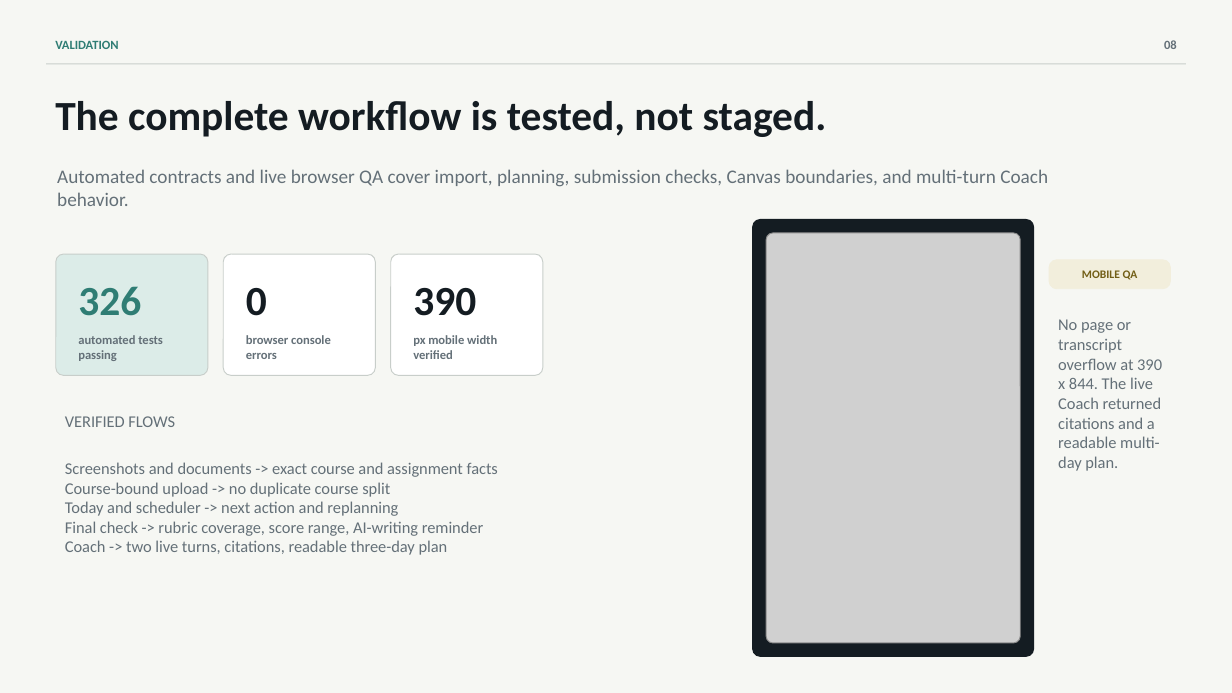
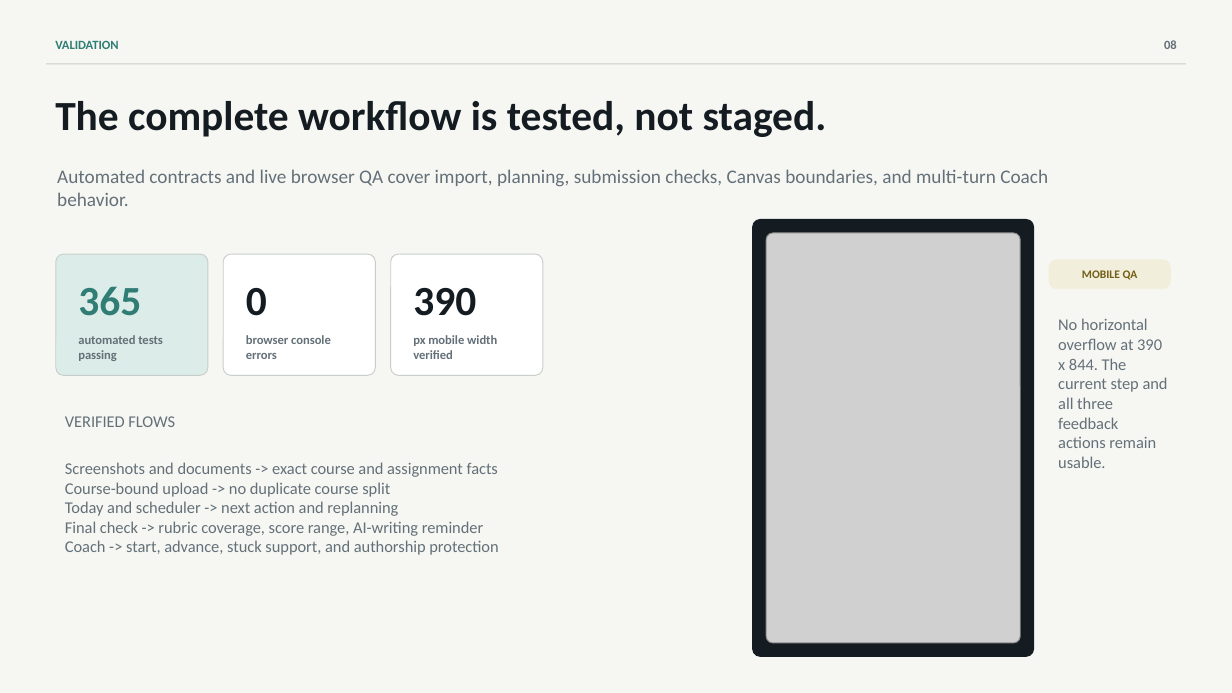
Before and after one commit to CNGEI2/classpilot-ai-website, a slide deck: slide 8 of product-presentation/ClassPilot-AI-Product-Introduction.pptx. Drawn at 1232x693 pixels with LibreOffice and Linux fonts; fonts in the diff are those of the drawing; grey boxes stand for pictures. Boxes give left, top, right and bottom in pixels: in the first picture for what was removed or moved away, otherwise in the second. Text is boxed around its words. In the diff, an @@ line names an element or a change of style, - is before the commit and + after.

```diff
--- a/product-presentation/ClassPilot-AI-Product-Introduction.pptx
+++ b/product-presentation/ClassPilot-AI-Product-Introduction.pptx
@@ text at box(78, 286, 141, 316): text changed @@
-326
+365
@@ text at box(1058, 318, 1168, 468): text changed @@
-No page or transcript overflow at 390 x 844. The live Coach returned citations and a readable multi-day plan.
+No horizontal overflow at 390 x 844. The current step and all three feedback actions remain usable.
@@ text at box(65, 540, 498, 555): text changed @@
-Coach -> two live turns, citations, readable three-day plan
+Coach -> start, advance, stuck support, and authorship protection
```
Also in this commit, not shown: 3 other slides changed, 2 other files.
